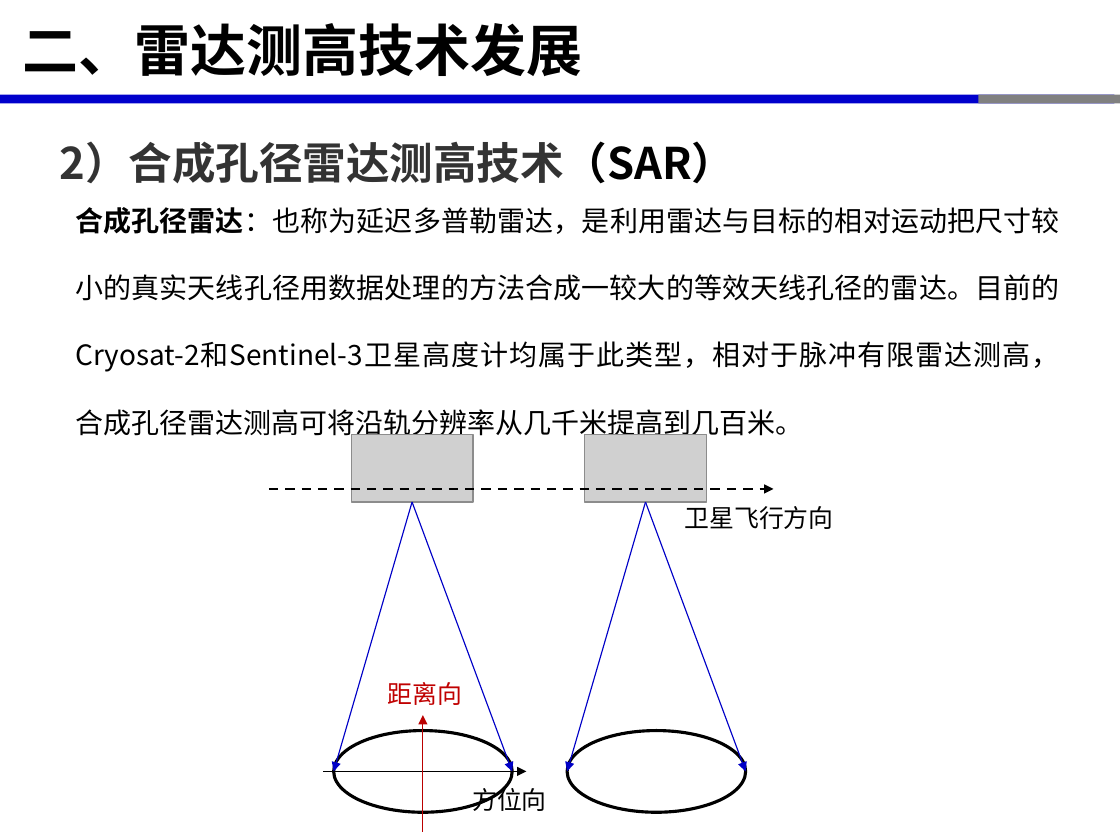
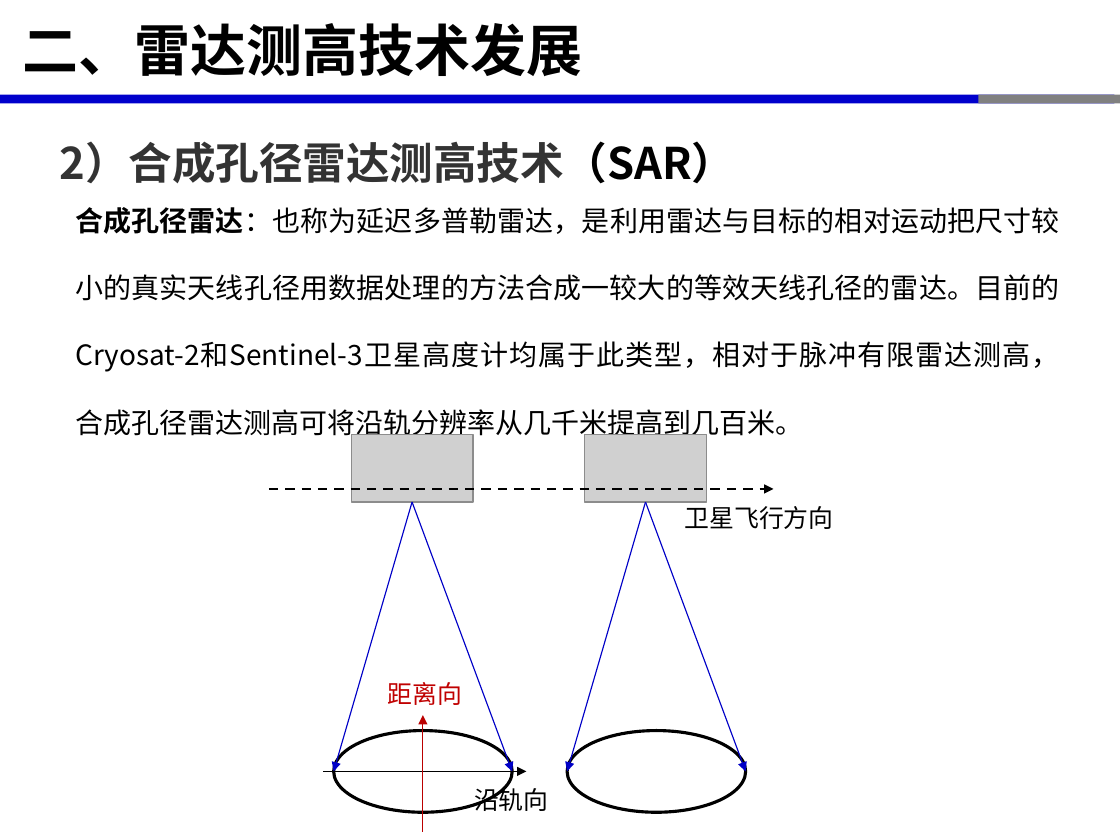
Before and after one commit to xinluo2018/satellite-altimetry-course, a slide deck: slide 15 of 第2章-星载雷达测高原理-2学时/第2章-星载雷达测高原理-2学时.pptx. Drawn at 1120x840 pixels with LibreOffice and Linux fonts; fonts in the diff are those of the drawing; grey boxes stand for pictures. Boxes give left, top, right and bottom in pixels: in the first picture for what was removed or moved away, otherwise in the second. Text is boxed around its words. In the diff, an @@ line names an element or a change of style, - is before the commit and + after.

```diff
--- a/第2章-星载雷达测高原理-2学时/第2章-星载雷达测高原理-2学时.pptx
+++ b/第2章-星载雷达测高原理-2学时/第2章-星载雷达测高原理-2学时.pptx
@@ text at (474, 784, 548, 811): text changed @@
-方位向
+沿轨向
```
Also in this commit, not shown: 9 other slides changed, 9 other files.
